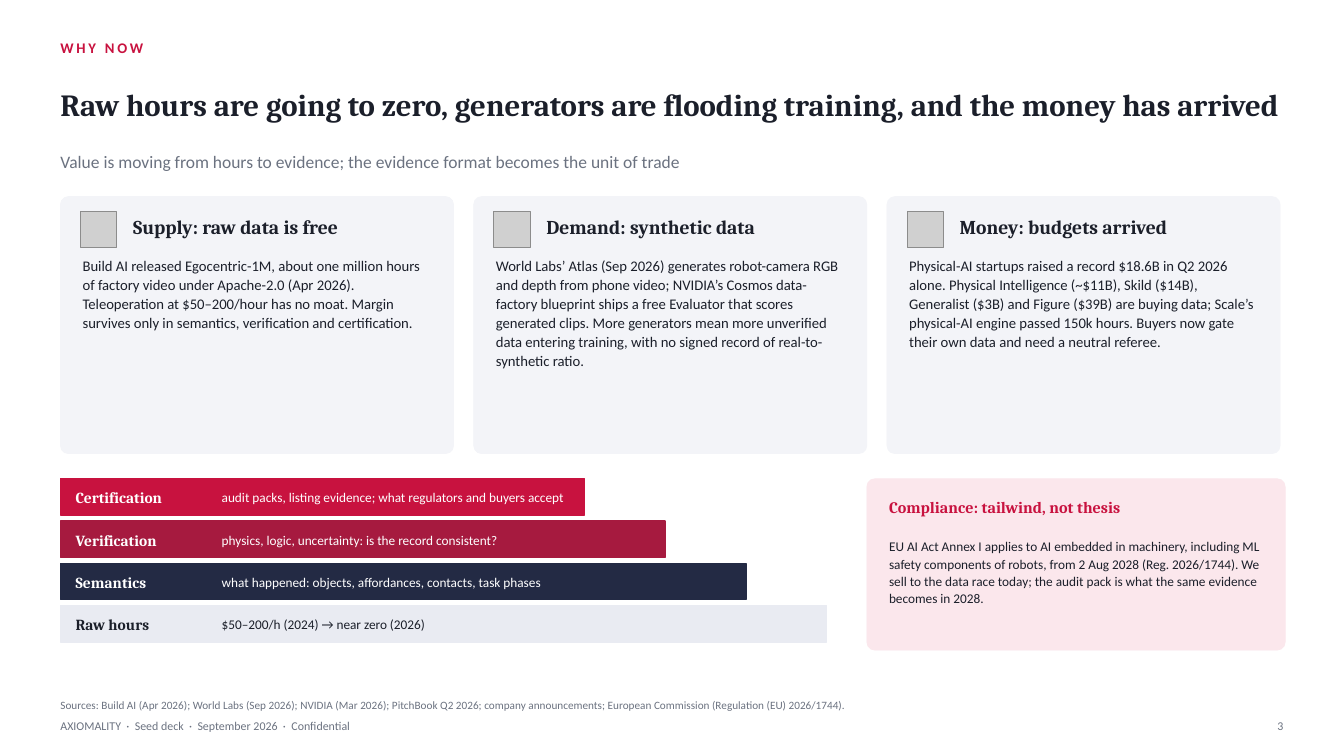
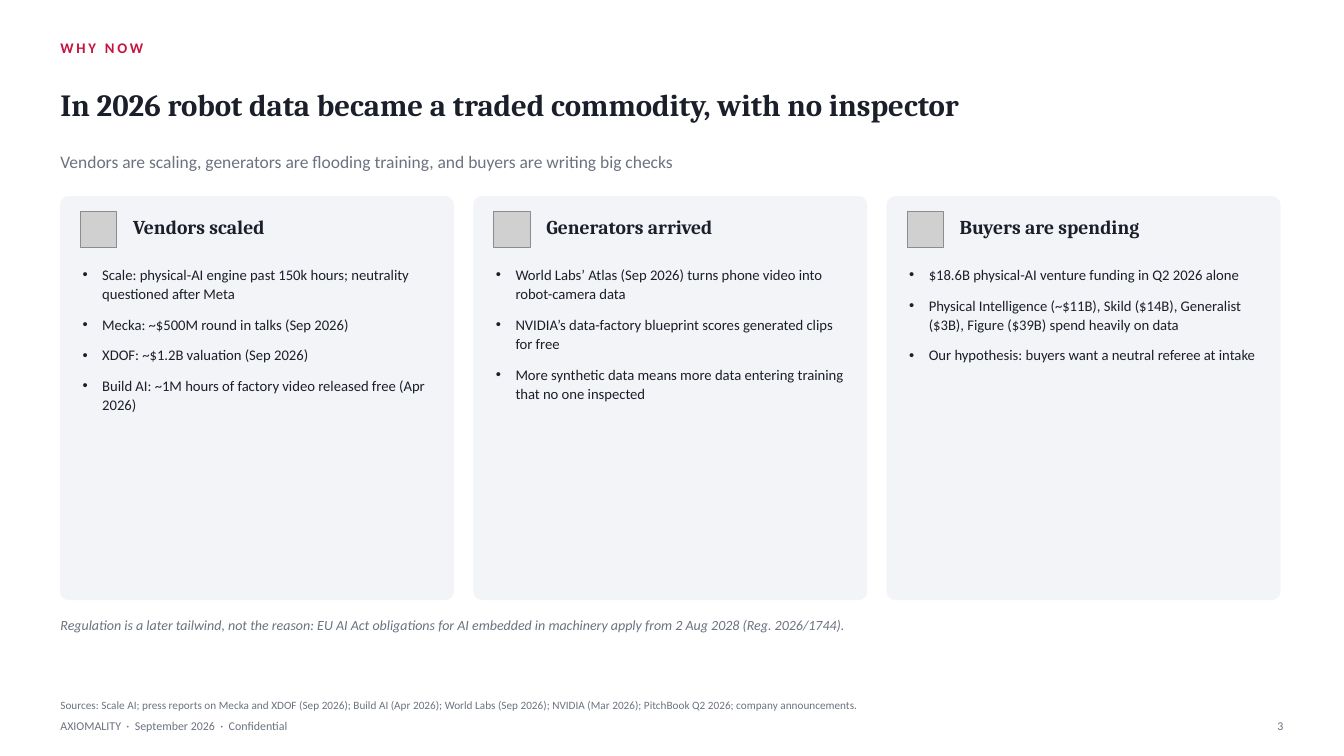
Before and after one commit to yvonneru/ipython, a slide deck: slide 3 of axiomality/decks/AXIOMALITY_Seed_Deck_YC_a16z.pptx. Drawn at 1344x756 pixels with LibreOffice and Linux fonts; fonts in the diff are those of the drawing; grey boxes stand for pictures. Boxes give left, top, right and bottom in pixels: in the first picture for what was removed or moved away, otherwise in the second. Text is boxed around its words. In the diff, an @@ line names an element or a change of style, - is before the commit and + after.

```diff
--- a/axiomality/decks/AXIOMALITY_Seed_Deck_YC_a16z.pptx
+++ b/axiomality/decks/AXIOMALITY_Seed_Deck_YC_a16z.pptx
@@ text added at <box>60,94,959,123</box>, 22 pt, text #1B1F2A, bold @@
+In 2026 robot data became a traded commodity, with no inspector
@@ text at <box>60,156,672,171</box>: text changed; size 22 to 12.5 pt; font Cambria to Calibri; text colour #1B1F2A to #6B7280; bold off @@
-Raw hours are going to zero, generators are flooding training, and the money has arrived
+Vendors are scaling, generators are flooding training, and buyers are writing big checks
@@ text "Vendors are scaling, generators are ..." at <box>60,156,672,171</box>: vertical alignment middle to top @@
@@ text removed at <box>60,156,680,171</box> @@
-Value is moving from hours to evidence; the evidence format becomes the unit of trade
@@ rounded rectangle: place and size @@
-rounded rectangle at <box>60,197,454,454</box>
+rounded rectangle at <box>60,197,454,600</box>
@@ rounded rectangle: place and size @@
-rounded rectangle at <box>474,197,867,454</box>
+rounded rectangle at <box>474,197,867,600</box>
@@ proportions changed in 3 elements at <box>474,197,867,600</box>, <box>60,197,454,600</box>, <box>887,197,1280,600</box> @@
@@ rounded rectangle: place and size @@
-rounded rectangle at <box>887,197,1280,454</box>
+rounded rectangle at <box>887,197,1280,600</box>
@@ text at <box>133,220,264,234</box>: text changed @@
-Supply: raw data is free
+Vendors scaled
@@ text at <box>546,220,713,234</box>: text changed @@
-Demand: synthetic data
+Generators arrived
@@ text at <box>960,220,1139,239</box>: text changed @@
-Money: budgets arrived
+Buyers are spending
@@ text removed at <box>83,260,420,331</box> @@
-Build AI released Egocentric-1M, about one million hours of factory video under Apache-2.0 (Apr 2026). Teleoperation at $50–200/hour has no moat. Margin survives only in semantics, verification and certification.
@@ text added at <box>102,269,425,412</box>, 10.5 pt, text #1B1F2A @@
+• Scale: physical-AI engine past 150k hours; neutrality questioned after Meta
+• Mecka: ~$500M round in talks (Sep 2026)
+• XDOF: ~$1.2B valuation (Sep 2026)
+• Build AI: ~1M hours of factory video released free (Apr 2026)
@@ text at <box>516,269,844,402</box>: text changed @@
-World Labs’ Atlas (Sep 2026) generates robot-camera RGB and depth from phone video; NVIDIA’s Cosmos data-factory blueprint ships a free Evaluator that scores generated clips. More generators mean more unverified data entering training, with no signed record of real-to-synthetic ratio.
+• World Labs’ Atlas (Sep 2026) turns phone video into robot-camera data
+• NVIDIA’s data-factory blueprint scores generated clips for free
+• More synthetic data means more data entering training that no one inspected
@@ text at <box>929,269,1255,363</box>: text changed @@
-Physical-AI startups raised a record $18.6B in Q2 2026 alone. Physical Intelligence (~$11B), Skild ($14B), Generalist ($3B) and Figure ($39B) are buying data; Scale’s physical-AI engine passed 150k hours. Buyers now gate their own data and need a neutral referee.
+• $18.6B physical-AI venture funding in Q2 2026 alone
+• Physical Intelligence (~$11B), Skild ($14B), Generalist ($3B), Figure ($39B) spend heavily on data
+• Our hypothesis: buyers want a neutral referee at intake
@@ rectangle removed at <box>60,479,585,515</box> @@
@@ rounded rectangle removed at <box>867,479,1286,650</box> @@
@@ text removed at <box>76,492,162,503</box> @@
-Certification
@@ text removed at <box>222,492,563,505</box> @@
-audit packs, listing evidence; what regulators and buyers accept
@@ text removed at <box>889,502,1120,517</box> @@
-Compliance: tailwind, not thesis
@@ rectangle removed at <box>60,521,665,558</box> @@
@@ text removed at <box>76,535,157,546</box> @@
-Verification
@@ text removed at <box>222,535,497,548</box> @@
-physics, logic, uncertainty: is the record consistent?
@@ rectangle removed at <box>60,564,746,600</box> @@
@@ text removed at <box>889,541,1259,603</box> @@
-EU AI Act Annex I applies to AI embedded in machinery, including ML safety components of robots, from 2 Aug 2028 (Reg. 2026/1744). We sell to the data race today; the audit pack is what the same evidence becomes in 2028.
@@ text removed at <box>76,577,147,588</box> @@
-Semantics
@@ text removed at <box>222,577,540,590</box> @@
-what happened: objects, affordances, contacts, task phases
@@ rectangle removed at <box>60,606,827,642</box> @@
@@ text added at <box>60,620,845,633</box>, 10 pt, text #6B7280, italic @@
+Regulation is a later tailwind, not the reason: EU AI Act obligations for AI embedded in machinery apply from 2 Aug 2028 (Reg. 2026/1744).
@@ text removed at <box>76,619,149,630</box> @@
-Raw hours
@@ text removed at <box>222,619,425,631</box> @@
-$50–200/h (2024) → near zero (2026)
@@ text at <box>60,701,857,711</box>: text changed @@
-Sources: Build AI (Apr 2026); World Labs (Sep 2026); NVIDIA (Mar 2026); PitchBook Q2 2026; company announcements; European Commission (Regulation (EU) 2026/1744).
+Sources: Scale AI; press reports on Mecka and XDOF (Sep 2026); Build AI (Apr 2026); World Labs (Sep 2026); NVIDIA (Mar 2026); PitchBook Q2 2026; company announcements.
@@ text at <box>60,722,288,732</box>: text changed @@
-AXIOMALITY · Seed deck · September 2026 · Confidential
+AXIOMALITY · September 2026 · Confidential
```
Also in this commit, not shown: 3 other slides changed, 9 slides added, 9 slides removed, 16 other files.
